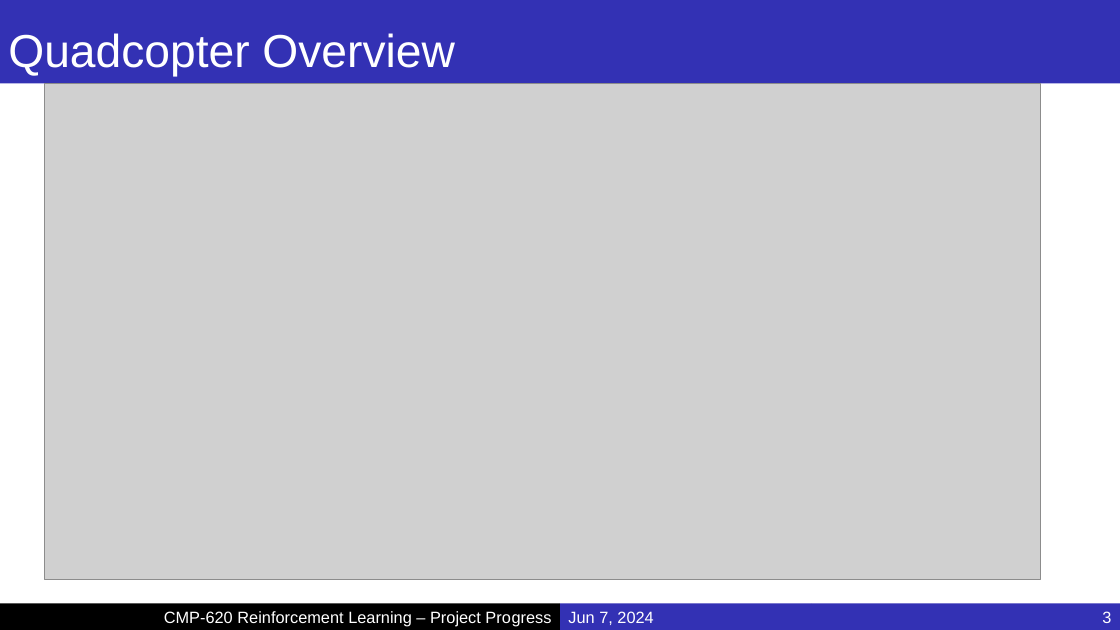
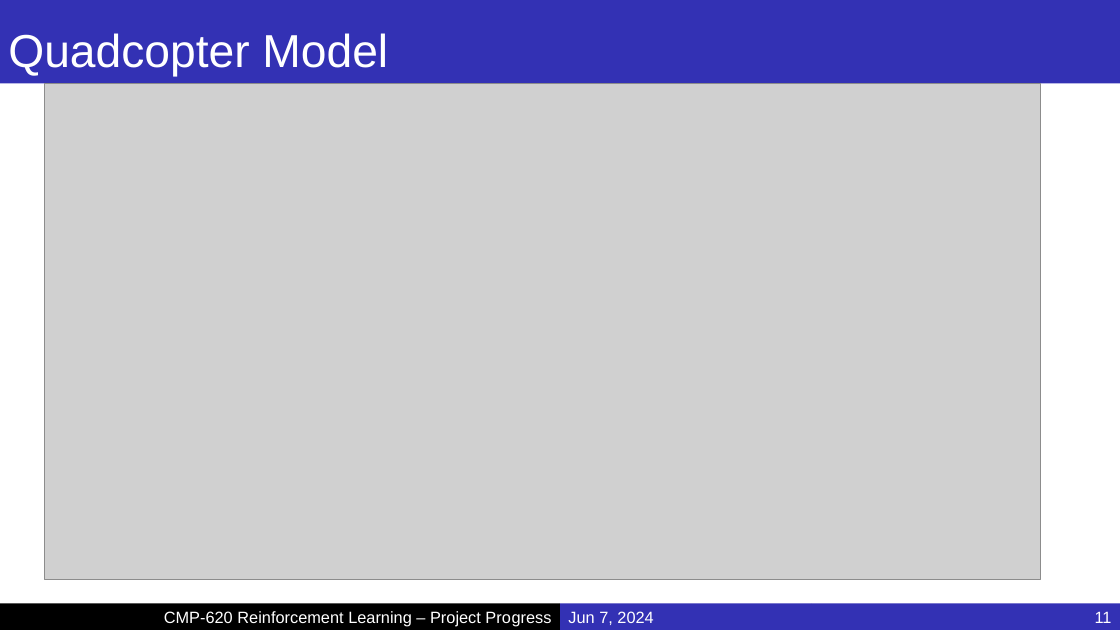
Before and after one commit to MucahidRidvanKaplan/ParrotQuadcopterRL, a slide deck: slide 11 of Presentations/Project_Final.pptx (slide 3 before the commit). Drawn at 1120x630 pixels with LibreOffice and Linux fonts; fonts in the diff are those of the drawing; grey boxes stand for pictures; background and template pictures are left out. Boxes give left, top, right and bottom in pixels: in the first picture for what was removed or moved away, otherwise in the second. Text is boxed around its words. In the diff, an @@ line names an element or a change of style, - is before the commit and + after.

```diff
--- a/Presentations/Project_Final.pptx
+++ b/Presentations/Project_Final.pptx
@@ title at bbox=[8, 33, 388, 76]: text changed @@
-Quadcopter Overview
+Quadcopter Model
@@ page number at bbox=[1095, 611, 1112, 623]: text changed @@
-3
+11
```
Also in this commit, not shown: 13 other slides changed, 1 slide removed.
